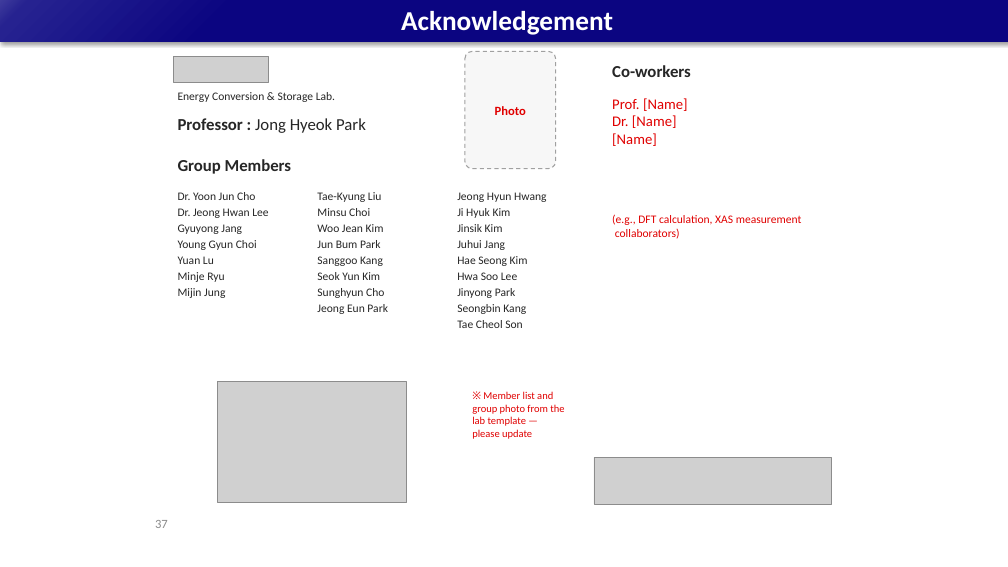
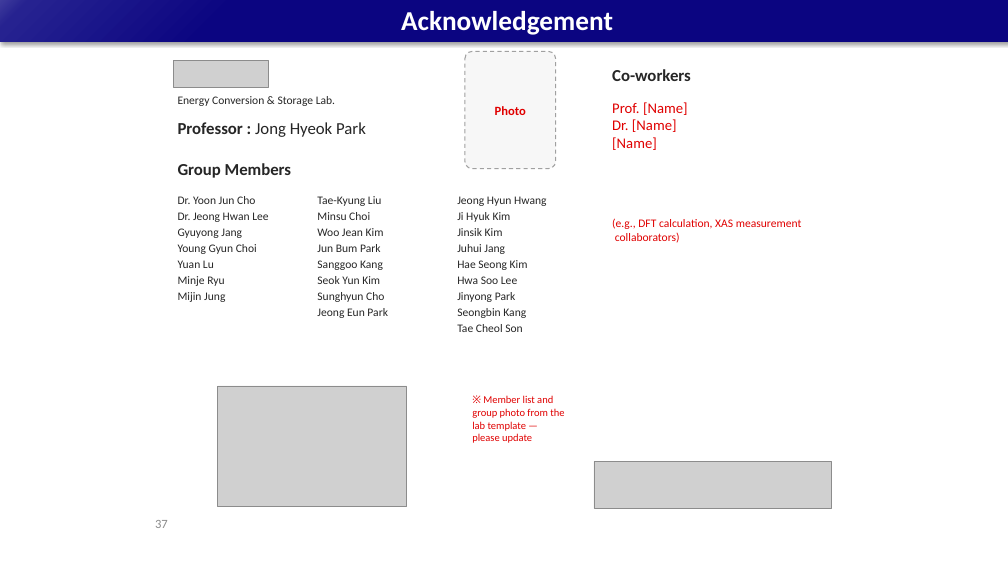
Before and after one commit to limsj0204/letter, a slide deck: slide 37 of 학위논문_디펜스_발표자료.pptx. Drawn at 1008x567 pixels with LibreOffice and Linux fonts; fonts in the diff are those of the drawing; grey boxes stand for pictures. Boxes give left, top, right and bottom in pixels: in the first picture for what was removed or moved away, otherwise in the second. Text is boxed around its words. In the diff, an @@ line names an element or a change of style, - is before the commit and + after.

```diff
--- a/학위논문_디펜스_발표자료.pptx
+++ b/학위논문_디펜스_발표자료.pptx
@@ 10 texts, 3 pictures: place and size @@
-10 texts, 3 pictures at box(174, 56, 832, 504)
+10 texts, 3 pictures at box(174, 60, 832, 509)
```
Also in this commit, not shown: 31 other slides changed.
